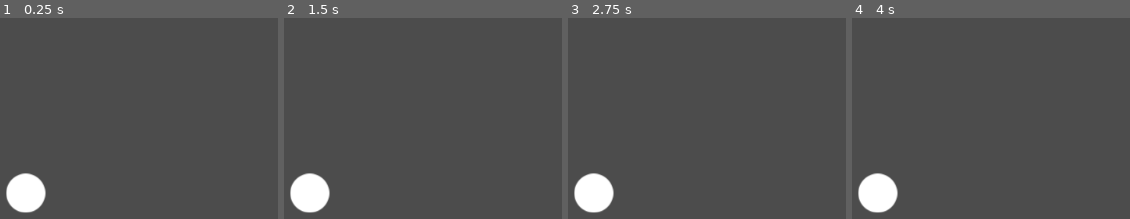
Above: before the commit, frames 1-4 (left to right).
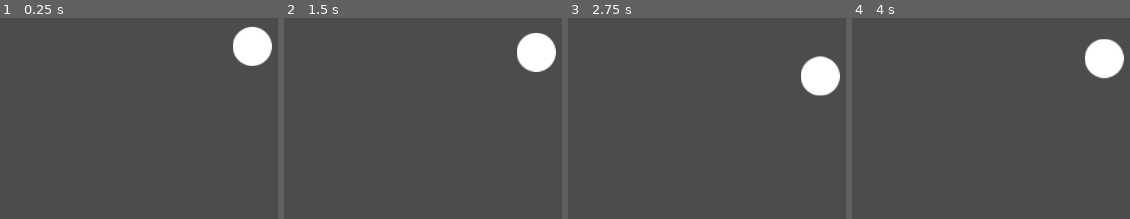
Above: after the commit, the same moments.

Repository: justinlok/219Jammer
Game: Godot game, scene res://Main.tscn
Same seed, same stepped clock (60 frames per second), same inputs: the game is played once before the commit and once after it.
Inputs:
- Up to frame 1 (0.25 s): no input
- Up to frame 2 (1.5 s): no input
- Up to frame 3 (2.75 s): tap Enter at 2 s
- Up to frame 4 (4 s): no input

The runs differ from the first frame. In frame 1, 4.5% of the frame differs, in the area x 2-98%, y 4-98%; in frame 2, 4.5%; in frame 3, 4.5%; in frame 4, 4.5%, in the area x 2-98%, y 10-98%.

Commit message:
Wall scene

Diff:
--- a/Ball.tscn
+++ b/Ball.tscn
@@ -1,16 +1,19 @@
-[gd_scene load_steps=3 format=2]
+[gd_scene load_steps=4 format=2]
 
 [ext_resource path="res://Sprites/circle.png" type="Texture" id=1]
+
+[sub_resource type="PhysicsMaterial" id=2]
+friction = 0.2
+bounce = 1.0
 
 [sub_resource type="CircleShape2D" id=1]
 radius = 24.7757
 
-[node name="Ball" type="Node2D"]
+[node name="Ball" type="RigidBody2D"]
+physics_material_override = SubResource( 2 )
+
+[node name="CollisionShape2D" type="CollisionShape2D" parent="."]
+shape = SubResource( 1 )
 
 [node name="circle" type="Sprite" parent="."]
 texture = ExtResource( 1 )
-
-[node name="RigidBody2D" type="RigidBody2D" parent="."]
-
-[node name="CollisionShape2D" type="CollisionShape2D" parent="RigidBody2D"]
-shape = SubResource( 1 )
--- a/Main.tscn
+++ b/Main.tscn
@@ -1,8 +1,12 @@
-[gd_scene load_steps=2 format=2]
+[gd_scene load_steps=3 format=2]
 
 [ext_resource path="res://Ball.tscn" type="PackedScene" id=1]
+[ext_resource path="res://Wall.tscn" type="PackedScene" id=2]
 
 [node name="Node2D" type="Node2D"]
 
 [node name="Ball" parent="." instance=ExtResource( 1 )]
-position = Vector2( 150.747, 273.277 )
+position = Vector2( 440.661, 82.3579 )
+
+[node name="Wall" parent="." instance=ExtResource( 2 )]
+position = Vector2( 474.775, 159.454 )
--- /dev/null
+++ b/Wall.tscn
@@ -0,0 +1,10 @@
+[gd_scene load_steps=2 format=2]
+
+[sub_resource type="RectangleShape2D" id=1]
+extents = Vector2( 161.527, 10 )
+
+[node name="Wall" type="RigidBody2D"]
+mode = 1
+
+[node name="CollisionShape2D" type="CollisionShape2D" parent="."]
+shape = SubResource( 1 )
